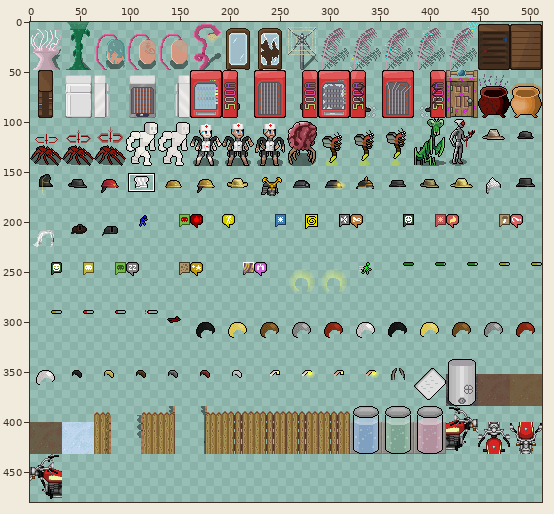
Sprite sheet: gfx/MshockXotto+/tall.png. Above: a wide view before the commit, with the close-up outlined.
Close-up. Before:
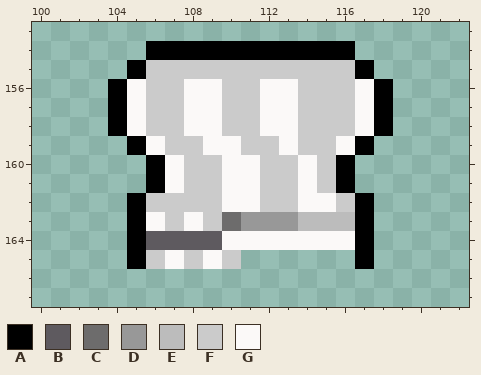
The file is 512x480 pixels. Pixels under 10% opacity are left out. Colours within 5 levels of each other are drawn and written as one. Shown: x 100..122, y 153..167. The commit also changed other parts of the picture, which this record leaves out.
Palette (. is transparent): A #000000  B #5e5a5f  C #6d6c6c  D #989898  E #bcbcbc  F #cbcbcb  G #fbf9f8
Pixels before, first column x 104:
154 ..AAAAAAAAAAA..
155 .AFFFFFFFFFFFA.
156 AGFFGGFFGGFFFGA
157 AGFFGGFFGGFFFGA
158 AGFFGGFFGGFFFGA
159 .AGFFGGFFGFFGA.
160 ..AGFFGGFFGFA..
161 ..AGFFGGFFGFA..
162 .AFFFFGGFFGGFA.
163 .AGFGFCDDDEEEA.
164 .ABBBBGGGGGGGA.
165 .AFGFGF......A.
The result:
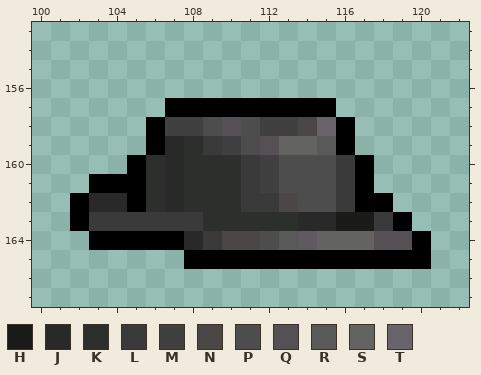
Colours new in this view: H #1a1a18  J #292929  K #2d2f2d  L #3a3a3a  M #404040  N #4a4746  P #4d4d4d  Q #545054  R #595959  S #636362  T #686469
The exact change:
Changed rows in their new state; - is an unchanged pixel.
first column x 102:
154 ----...........----
155 ---.............---
156 --...............--
157 --...AAAAAAAAA...--
158 --..AMMPQPMMNTA..--
159 ---.AJKLMPQSSRA.---
160 ---AKJKKKLMPPPLA---
161 -AAAKJKKKLMPPPLA---
162 AJJ-KJKKKLLNPPL-A--
163 ALLLLLLKKKKKJJHHLA-
164 -AA-AAJLNNPRBSSSQQA
165 ---...AAAAAAAAA-AAA
